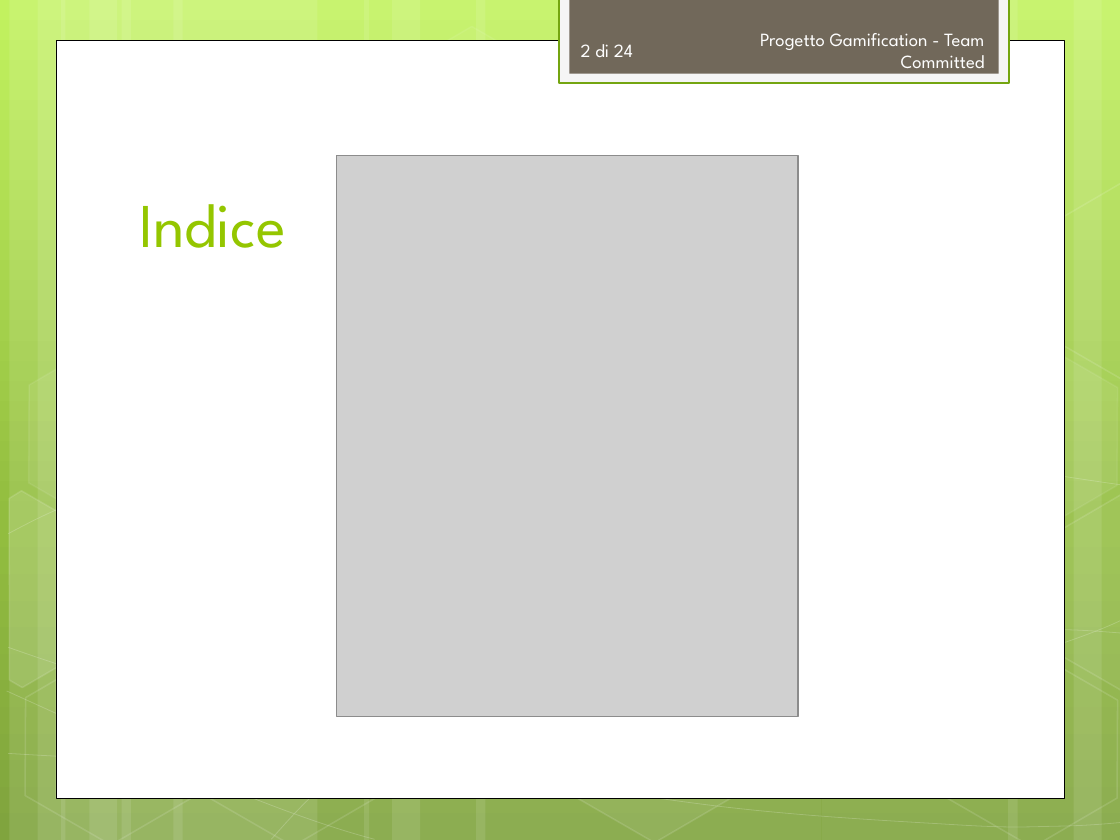
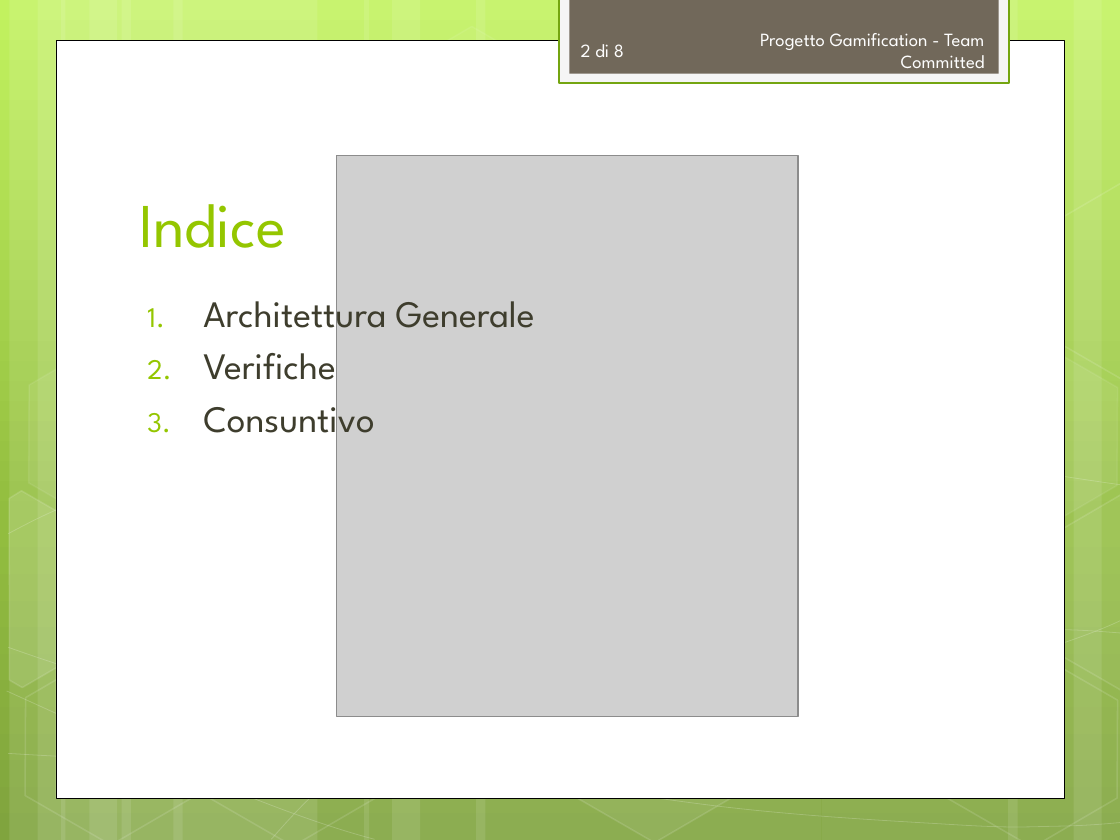
Before and after one commit to TeamCommitted/Team-Committed---Documenti, a slide deck: slide 2 of RQ/Esterni/Presentazione/RQ-Presentazione.pptx. Drawn at 1120x840 pixels with LibreOffice and Linux fonts; fonts in the diff are those of the drawing; grey boxes stand for pictures. Boxes give left, top, right and bottom in pixels: in the first picture for what was removed or moved away, otherwise in the second. Text is boxed around its words. In the diff, an @@ line names an element or a change of style, - is before the commit and + after.

```diff
--- a/RQ/Esterni/Presentazione/RQ-Presentazione.pptx
+++ b/RQ/Esterni/Presentazione/RQ-Presentazione.pptx
@@ page number at (x1=581, y1=44, x2=624, y2=57): text changed @@
-2 di 24
+2 di 8
@@ text added at (x1=203, y1=290, x2=535, y2=444), 24 pt, text #3E3D2D @@
+1. Architettura Generale
+2. Verifiche
+3. Consuntivo
```
Also in this commit, not shown: 2 other slides changed, 2 slides added, 4 other files.
